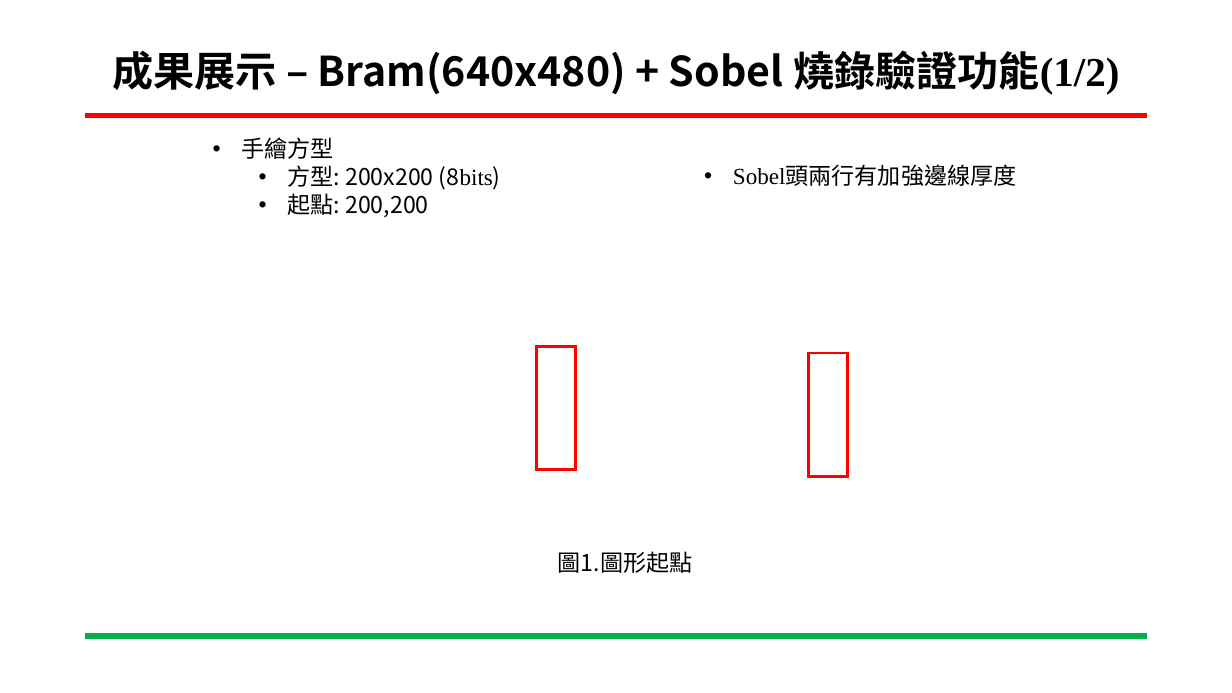
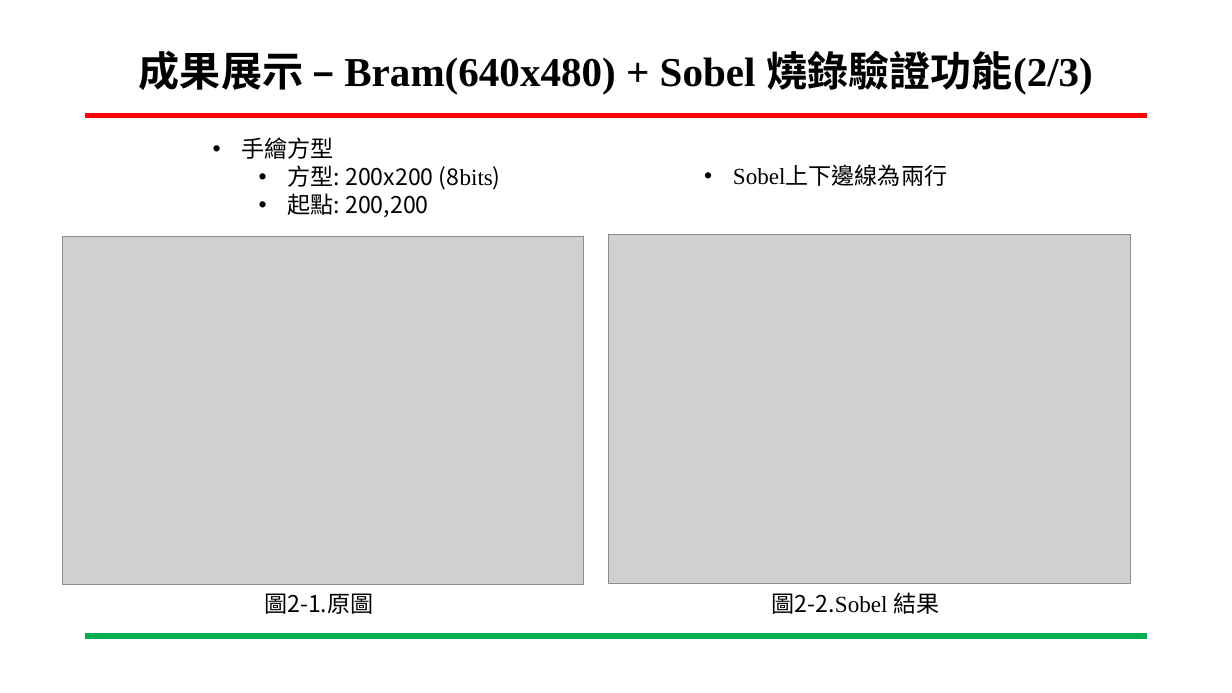
Before and after one commit to ing0331/FPGA, a slide deck: slide 23 of HW7_sobel_BRam/N06-Tutorial/專案進度報告-Sobel_VGA-吳東穎-20230531.pptx (slide 22 before the commit). Drawn at 1232x693 pixels with LibreOffice and Linux fonts; fonts in the diff are those of the drawing; grey boxes stand for pictures; background and template pictures are left out. Boxes give left, top, right and bottom in pixels: in the first picture for what was removed or moved away, otherwise in the second. Text is boxed around its words. In the diff, an @@ line names an element or a change of style, - is before the commit and + after.

```diff
--- a/HW7_sobel_BRam/N06-Tutorial/專案進度報告-Sobel_VGA-吳東穎-20230531.pptx
+++ b/HW7_sobel_BRam/N06-Tutorial/專案進度報告-Sobel_VGA-吳東穎-20230531.pptx
@@ title at (x1=139, y1=50, x2=1093, y2=95): text changed; font Noto Sans CJK SC to Times New Roman @@
-成果展示 – Bram(640x480) + Sobel 燒錄驗證功能(1/2)
+成果展示 – Bram(640x480) + Sobel 燒錄驗證功能(2/3)
@@ text at (x1=733, y1=166, x2=947, y2=186): text changed @@
-• Sobel頭兩行有加強邊線厚度
+• Sobel上下邊線為兩行
@@ picture added at (x1=62, y1=237, x2=583, y2=585) @@
@@ picture added at (x1=609, y1=235, x2=1130, y2=583) @@
@@ rectangle removed at (x1=536, y1=347, x2=576, y2=470) @@
@@ rectangle removed at (x1=808, y1=353, x2=848, y2=476) @@
@@ text at (x1=264, y1=593, x2=373, y2=614): text changed @@
-圖1.圖形起點
+圖2-1.原圖
@@ text added at (x1=772, y1=592, x2=939, y2=614), 18 pt, text #000000 @@
+圖2-2.Sobel 結果
```
Also in this commit, not shown: 7 other slides changed, 1 slide removed.
